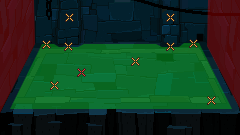
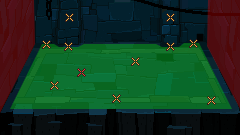
The second 240px x 135px image is a revision of the first. Changes to its layers:
added layer "Obstacle" in group "Placeholders" over [112, 94, 121, 103]
